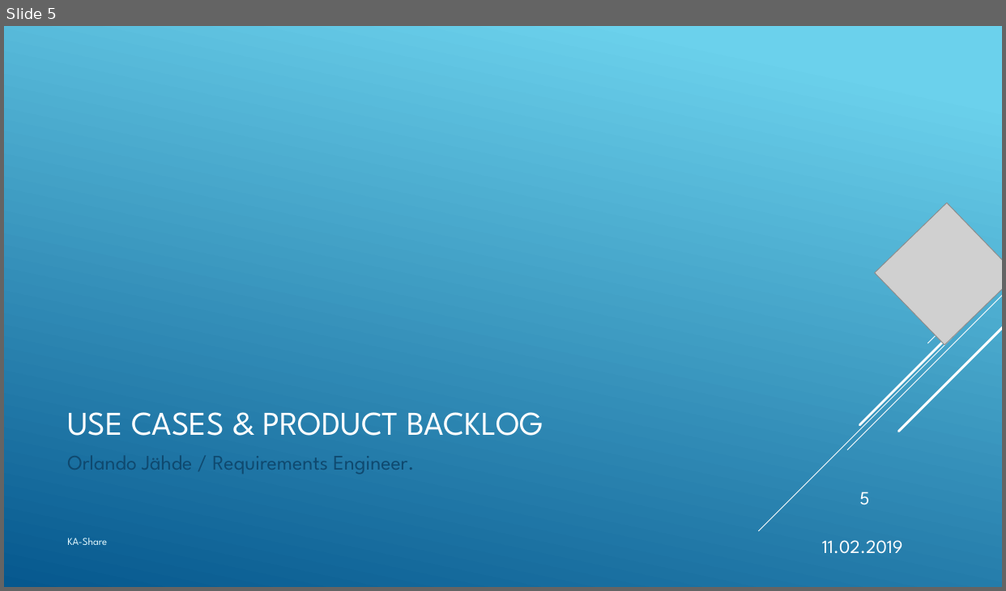
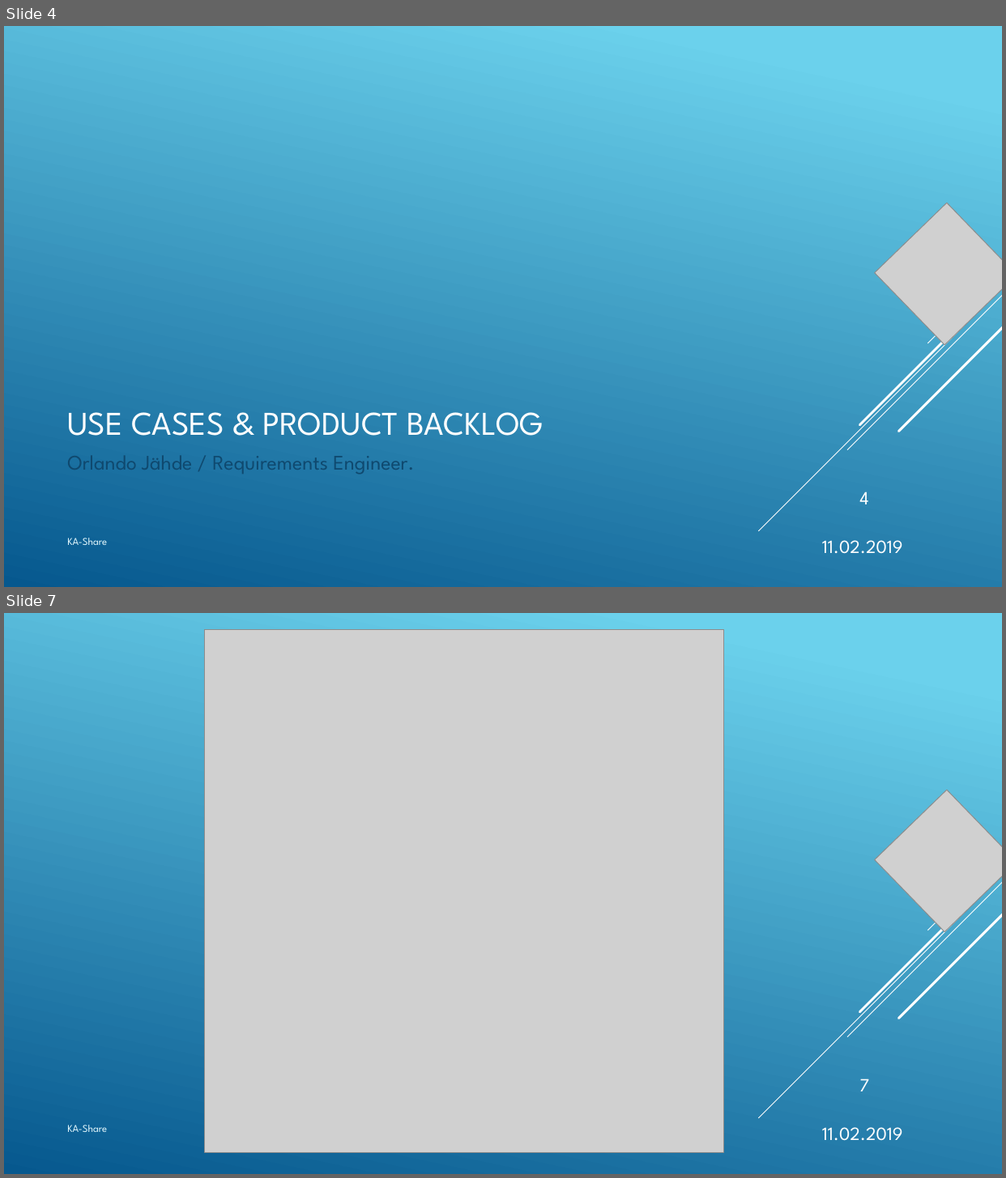
Before and after one commit to KanBen86/ProjektCarsharing, a slide deck: Präsentation/Statuspräsentation1.pptx. Shown one above the other, each under a label of ours: slide 5 before the commit, slides 4 and 7 after it; the slides between them are not shown. The pictures are 1006x591 and 1006x1178 pixels, drawn with LibreOffice and Linux fonts; fonts in the diff are those of the drawing; grey boxes stand for pictures. Boxes give left, top, right and bottom in pixels: in the first picture for what was removed or moved away, otherwise in the second. Text is boxed around its words. In the diff, an @@ line names an element or a change of style, - is before the commit and + after.

```diff
--- a/Präsentation/Statuspräsentation1.pptx
+++ b/Präsentation/Statuspräsentation1.pptx
@@ slide 7 added at bbox=[4, 613, 1002, 1174], background gradient #6ED2EB to #06588E; not listed: 5 template elements that a slide beside it also shows @@
@@ picture added at bbox=[205, 630, 724, 1152] @@
@@ picture added at bbox=[875, 790, 1002, 931] @@
@@ page number added at bbox=[859, 1079, 869, 1092], 18 pt, text #FFFFFF @@
+7
@@ text added at bbox=[67, 1125, 107, 1132], 10 pt, text #E4F8FD @@
+KA-Share
@@ text added at bbox=[822, 1127, 903, 1141], 18 pt, text #FFFFFF @@
+11.02.2019
@@ what was slide 5 is now slide 4 @@
@@ page number at bbox=[859, 492, 868, 505]: text changed @@
-5
+4
```
Also in this commit, not shown: 1 slide changed, 3 other slides added.
